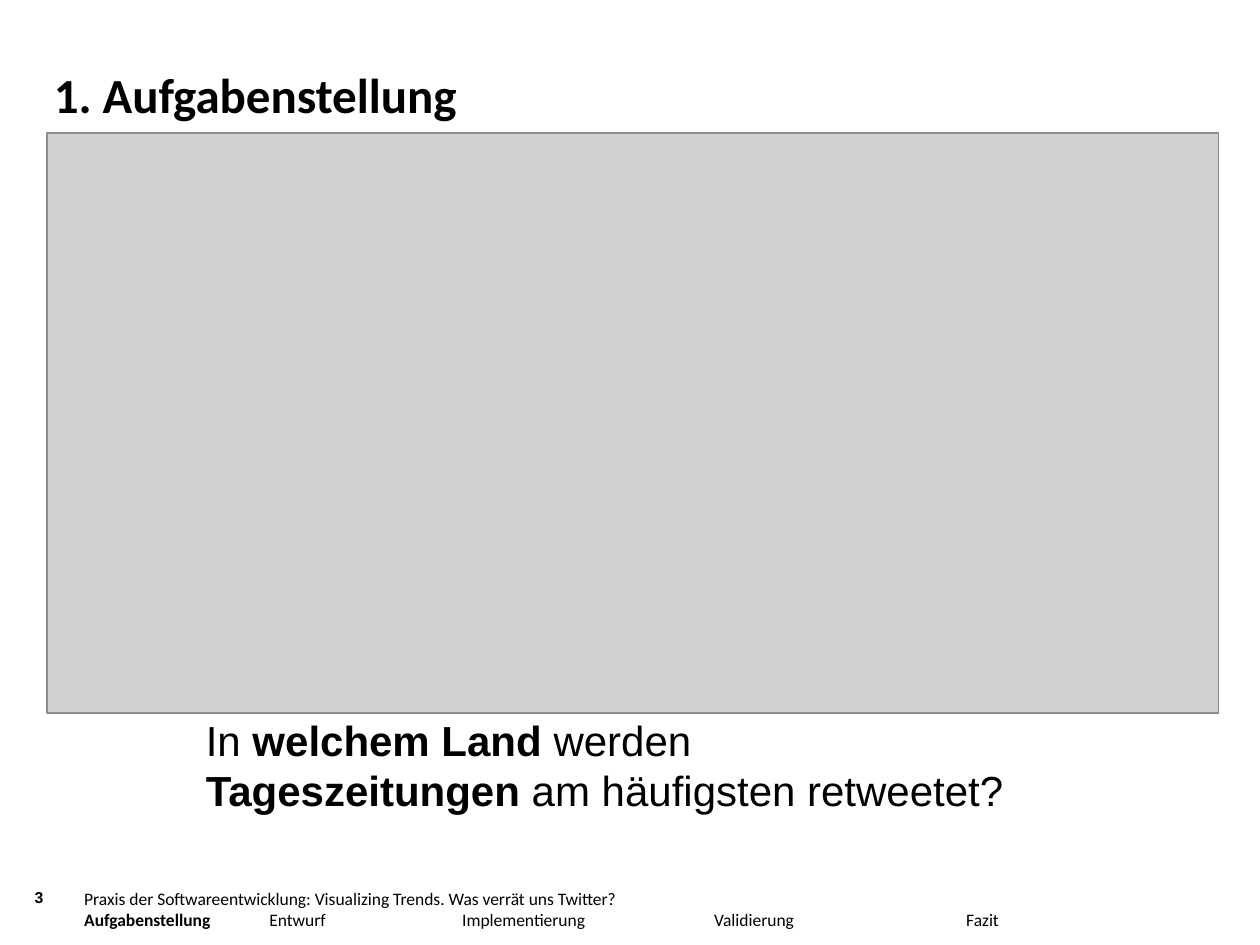
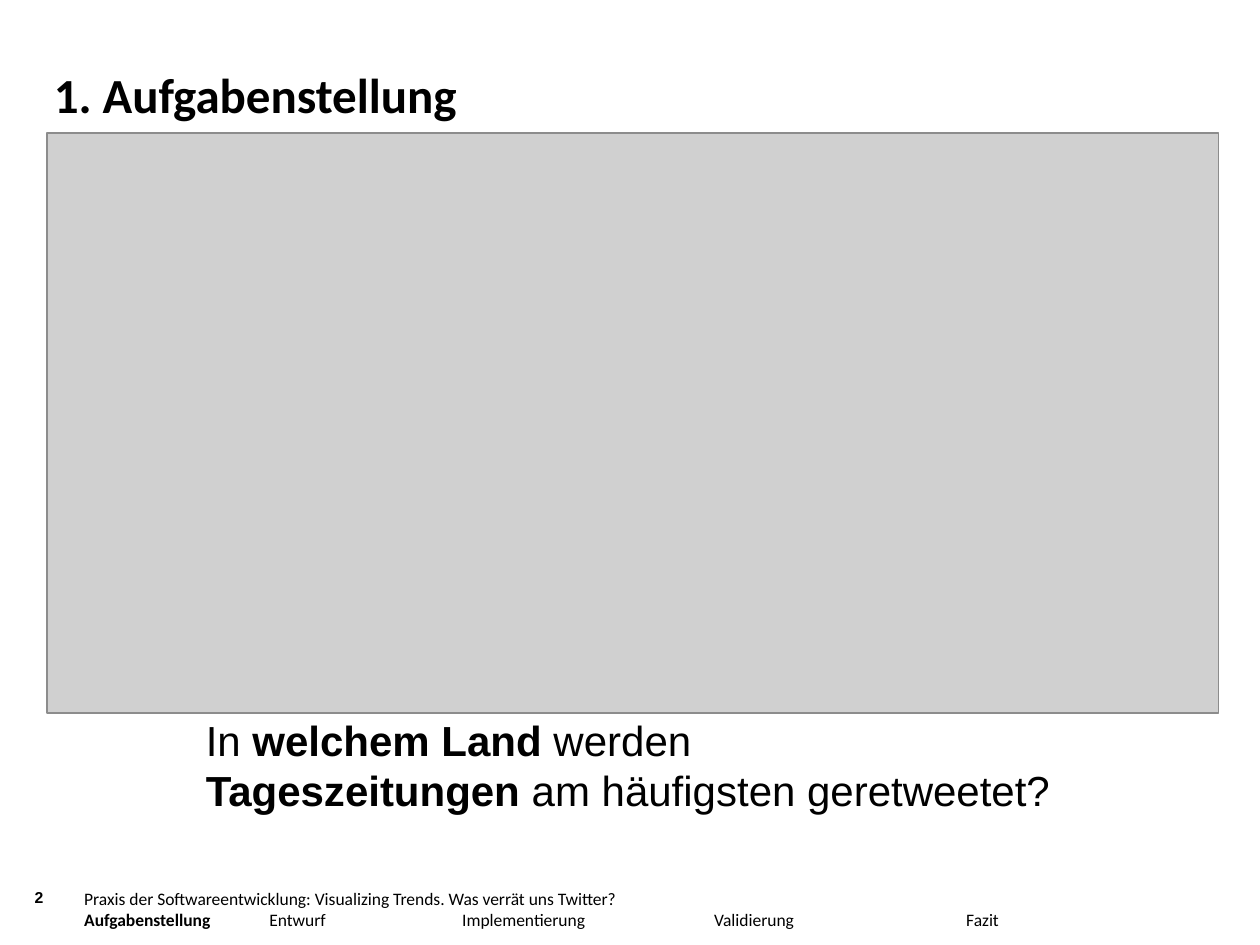
Before and after one commit to jaasmiin/twitterPSE, a slide deck: slide 2 of doc/abschlusspräsentation/pres.pptx (slide 3 before the commit). Drawn at 1260x945 pixels with LibreOffice and Linux fonts; fonts in the diff are those of the drawing; grey boxes stand for pictures; background and template pictures are left out. Boxes give left, top, right and bottom in pixels: in the first picture for what was removed or moved away, otherwise in the second. Text is boxed around its words. In the diff, an @@ line names an element or a change of style, - is before the commit and + after.

```diff
--- a/doc/abschlusspräsentation/pres.pptx
+++ b/doc/abschlusspräsentation/pres.pptx
@@ text at [206,775,1050,815]: text changed @@
-Tageszeitungen am häufigsten retweetet?
+Tageszeitungen am häufigsten geretweetet?
@@ page number at [35,892,44,903]: text changed @@
-3
+2
```
Also in this commit, not shown: 3 other slides changed, 1 slide removed, 13 other files.
